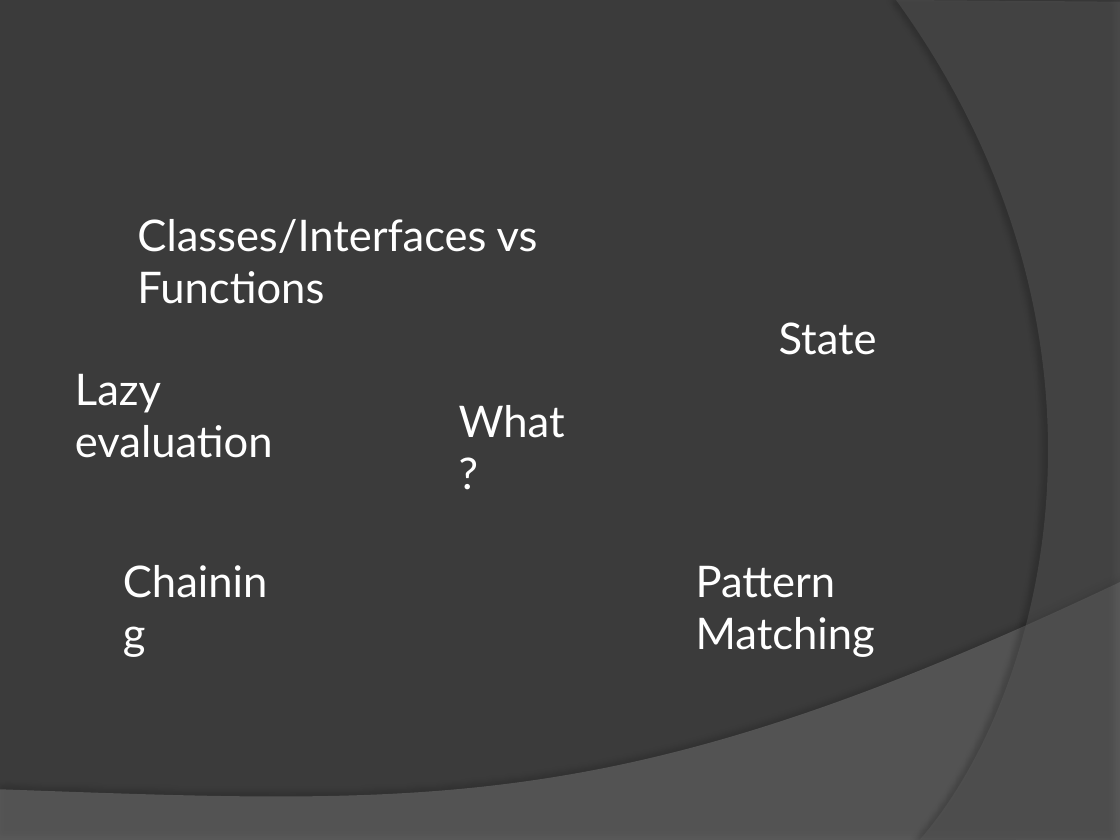
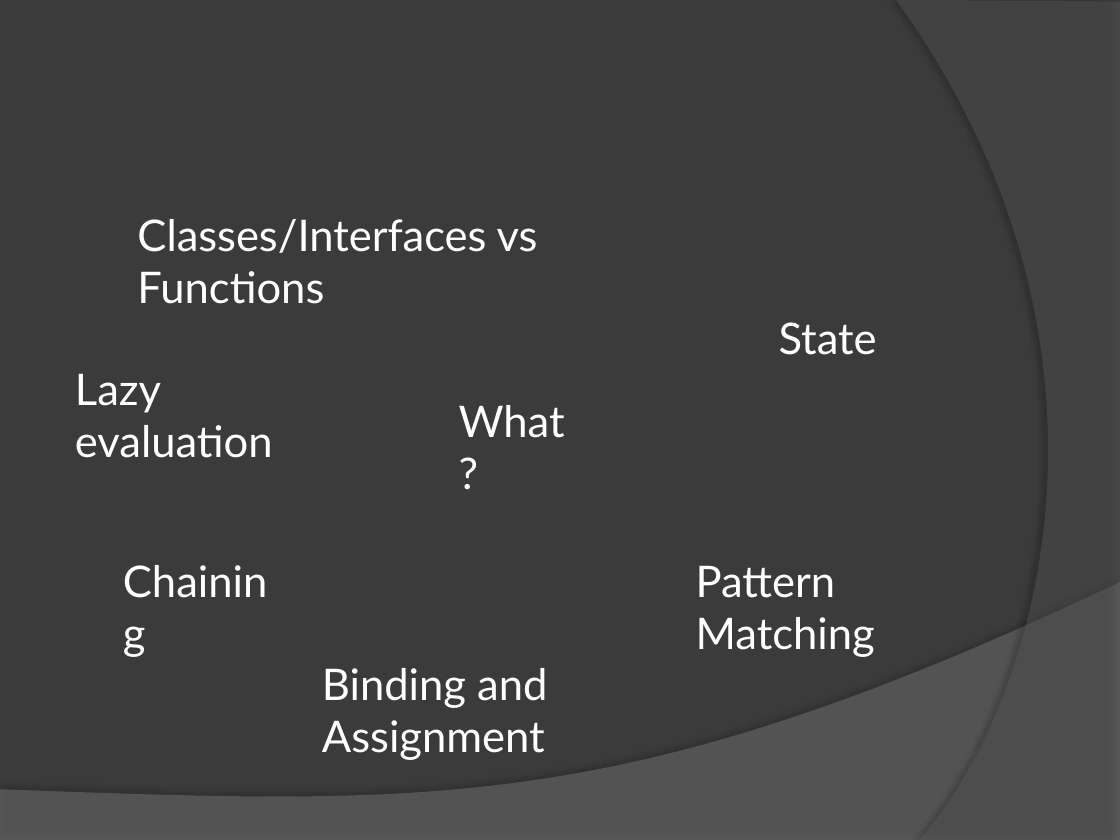
Before and after one commit to MiyamotoAkira/IntoAdventurePresentation, a slide deck: slide 4 of IntoAdventure.pptx. Drawn at 1120x840 pixels with LibreOffice and Linux fonts; fonts in the diff are those of the drawing. Boxes give left, top, right and bottom in pixels: in the first picture for what was removed or moved away, otherwise in the second. Text is boxed around its words. In the diff, an @@ line names an element or a change of style, - is before the commit and + after.

```diff
--- a/IntoAdventure.pptx
+++ b/IntoAdventure.pptx
@@ text added at [322, 668, 547, 760], 28 pt, text #FFFFFF @@
+Binding and Assignment
```
Also in this commit, not shown: 9 slides removed.
